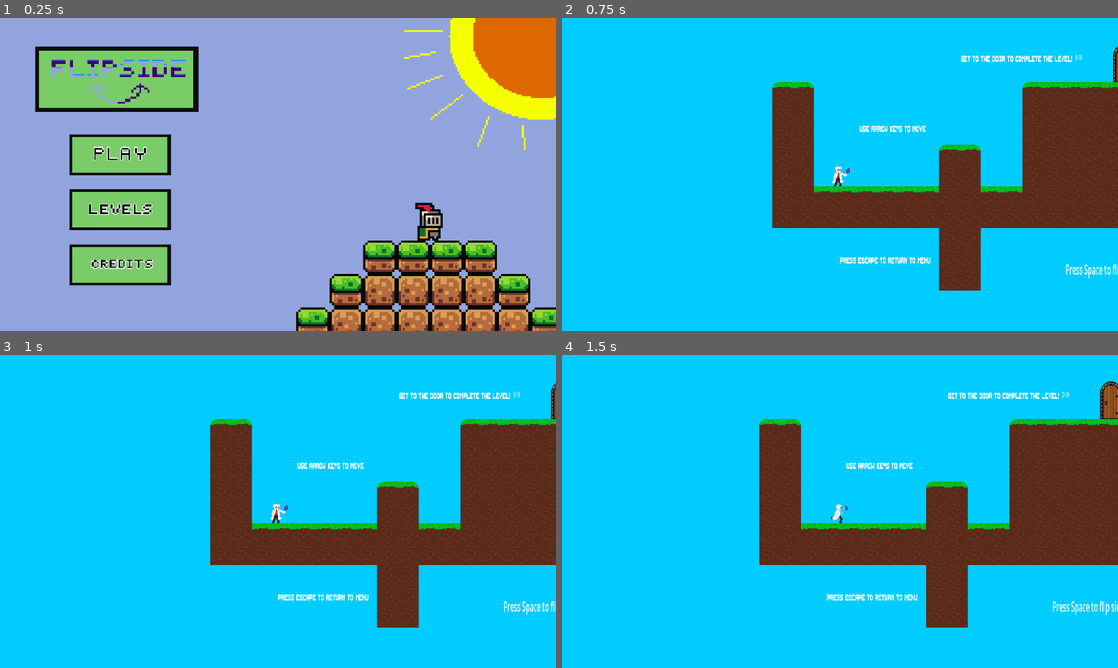
Above: before the commit, frames 1-4 (two rows, left to right).
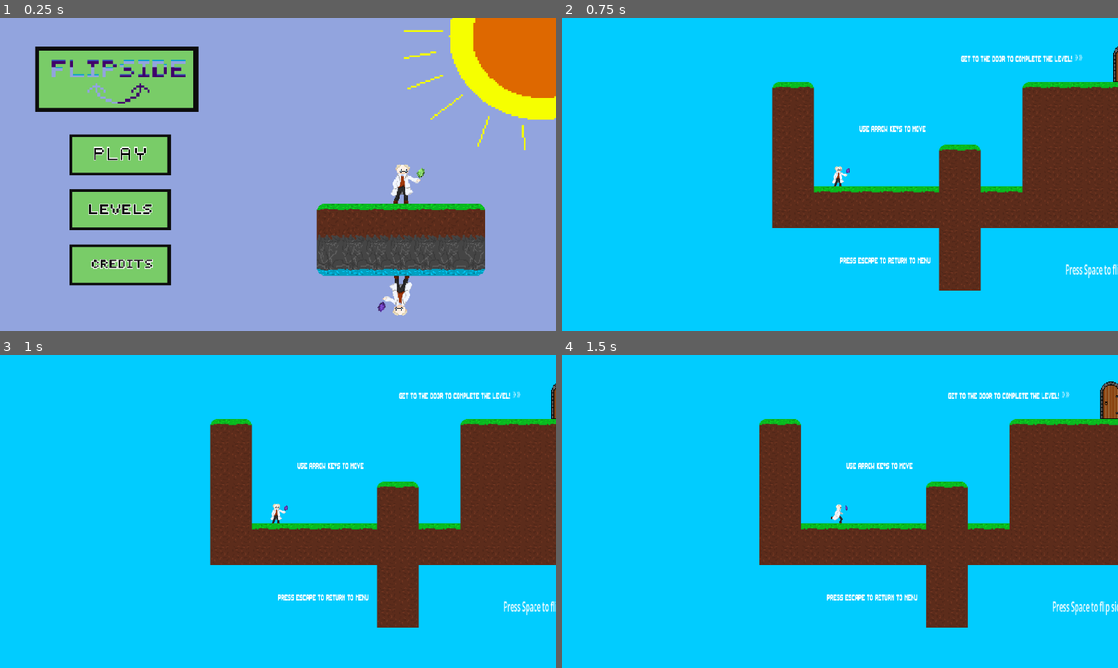
Above: after the commit, the same moments.

Repository: jasjakub1/Flipside
Game: Godot game, scene res://Scenes/Main Menu.tscn
The game is run twice, just before and just after one commit, with the same random seed, the same clock (stepped at 60 frames per second) and the same inputs.
Inputs (mouse positions are in pixels of both pictures, inside the frame that each line leads up to):
- Up to frame 1 (0.25 s): no input
- Up to frame 2 (0.75 s): click (684, 155) at 0.5 s
- Up to frame 3 (1 s): no input
- Up to frame 4 (1.5 s): tap Space (flip) at 1.25, 1.35 s; hold Right (right) from 1.28 s (still down)

The runs differ from the first frame. In frame 1, 15% of the frame differs, in the area x 53-100%, y 46-100%; in frame 2, nothing differs; in frame 3, nothing differs; in frame 4, nothing differs.

Commit message:
splashScreen implementation

Diff:
--- a/Scenes/Main Menu.tscn
+++ b/Scenes/Main Menu.tscn
@@ -1,7 +1,7 @@
 [gd_scene format=3 uid="uid://c5qfj7g4r4bbf"]
 
 [ext_resource type="Texture2D" uid="uid://d30sgolrjpdkk" path="res://Assets/92a4de.png" id="2_hcxxy"]
-[ext_resource type="Texture2D" uid="uid://dbpfo2e2ag7aj" path="res://Assets/platformSplashScreen.png" id="3_ur25d"]
+[ext_resource type="Texture2D" uid="uid://b20hxm61keegg" path="res://Assets/splashScreen2.png" id="2_tbdrc"]
 [ext_resource type="Script" uid="uid://dpui3u5n8wd42" path="res://Scripts/playButton.gd" id="5_udm2q"]
 [ext_resource type="Texture2D" uid="uid://d2mw5tamydhco" path="res://Assets/levels 2.png" id="7_0vewo"]
 [ext_resource type="Texture2D" uid="uid://dcmrkdc1e7g2a" path="res://Assets/play 2.png" id="7_4lp62"]
@@ -21,9 +21,9 @@
 texture = ExtResource("2_hcxxy")
 
 [node name="PlatformSplashScreen" type="Sprite2D" parent="." unique_id=1965273188]
-position = Vector2(991.00006, 433)
-scale = Vector2(4.8131804, 4.8131804)
-texture = ExtResource("3_ur25d")
+position = Vector2(924, 480)
+scale = Vector2(1.7308465, 1.7308465)
+texture = ExtResource("2_tbdrc")
 
 [node name="Logo" type="Sprite2D" parent="." unique_id=1603490844]
 position = Vector2(270, 139)
--- a/Scenes/Victory.tscn
+++ b/Scenes/Victory.tscn
@@ -6,11 +6,14 @@
 [node name="Victory" type="Node2D" unique_id=239767971]
 
 [node name="92a4De" type="Sprite2D" parent="." unique_id=2036557578]
-position = Vector2(596, 336)
-scale = Vector2(8.253333, 3.5100002)
+position = Vector2(667, 373.99997)
+scale = Vector2(9.2, 3.89)
 texture = ExtResource("1_q6vst")
 
 [node name="Victory" type="Sprite2D" parent="." unique_id=1773947791]
-position = Vector2(604, 386.00003)
+position = Vector2(671.00006, 413.00003)
 scale = Vector2(15, 15)
 texture = ExtResource("2_13fhg")
+
+[node name="Camera2D" type="Camera2D" parent="." unique_id=1888708988]
+position = Vector2(651, 349)
Binary file added: Assets/splashScreen2.png
Not shown, added: Assets/splashScreen2.png.import
Not shown: 1 places in Scenes/Victory.tscn that only renumber resources
